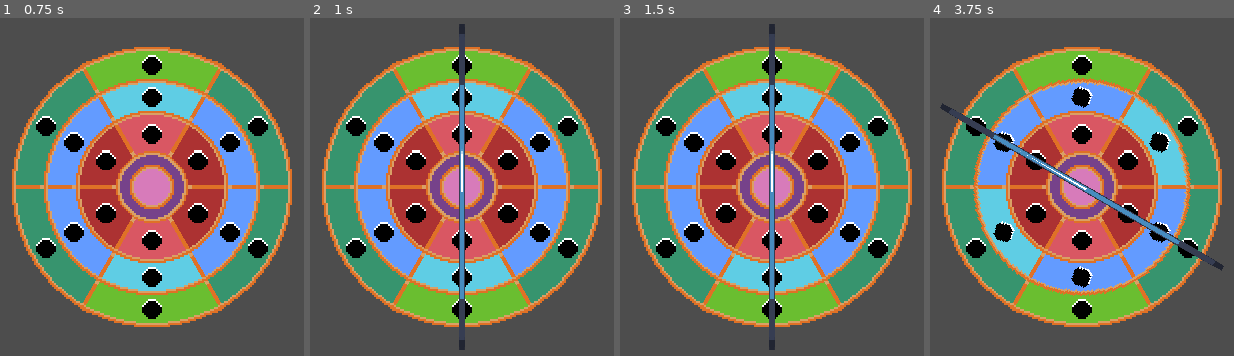
Above: before the commit, frames 1-4 (left to right).
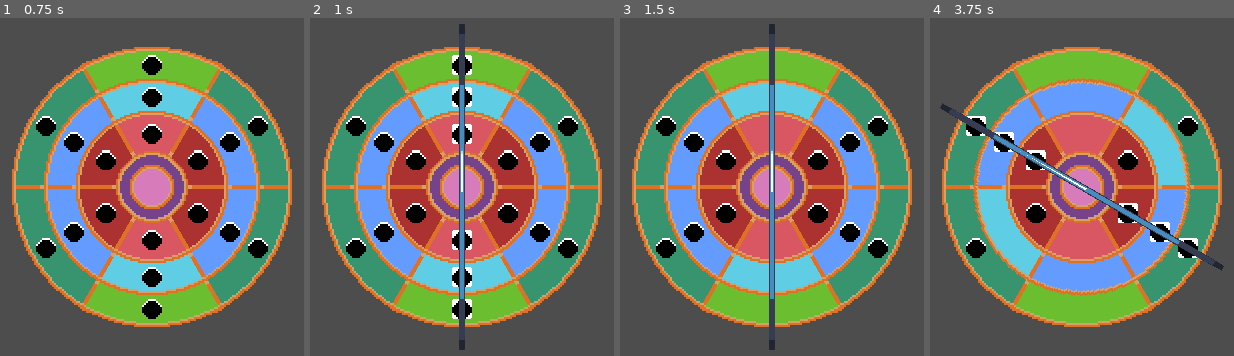
Above: after the commit, the same moments.

Repository: J-dario/JuniperGamJame
Game: Godot game, scene res://Scenes/main.tscn
Same seed, same stepped clock (60 frames per second), same inputs: the game is played once before the commit and once after it. The engine's default icon, where the game draws it, is replaced by a stand-in: a white triangle on a blue panel in a dark square.
Inputs:
- Up to frame 1 (0.75 s): tap Enter at 0.5 s; hold D (MoveSelectRight) from 0.53 s (still down); tap Space (Confirm) at 0.6 s
- Up to frame 2 (1 s): keep holding D (MoveSelectRight); tap E (SwitchToAbsolve) at 0.8 s
- Up to frame 3 (1.5 s): tap Space (Confirm) at 1.25 s; release D (MoveSelectRight) at 1.28 s; hold S (MoveSelectDown) from 1.28 s (still down); tap E (SwitchToAbsolve) at 1.35 s
- Up to frame 4 (3.75 s): tap Q (SwitchToSpin) at 1.55, 2.1 s; tap Space (Confirm) at 2, 2.3, 2.75, 2.85, 3.5 s; release S (MoveSelectDown) at 2.03 s; hold D (MoveSelectRight) 2.03-2.78 s; hold W (MoveSelectUp) 2.78-3.53 s; tap E (SwitchToAbsolve) at 3.05, 3.6 s; hold A (MoveSelectLeft) from 3.53 s (still down)

Frame 1 is identical in both runs. In frame 2, 0.5% of the frame differs, in the area x 46-54%, y 10-90%; in frame 3, 1.1%; in frame 4, 2.8%, in the area x 11-89%, y 10-90%.

Commit message:
BASIC MECHANICS WOO

Diff:
--- a/juniper-jam/Scenes/absolver.tscn
+++ b/juniper-jam/Scenes/absolver.tscn
@@ -2,6 +2,9 @@
 
 [ext_resource type="Script" uid="uid://b1730e0mx866n" path="res://Scipts/absolver.gd" id="1_5niq3"]
 [ext_resource type="Texture2D" uid="uid://b12m6y85qxt2s" path="res://icon.svg" id="1_m3aph"]
+
+[sub_resource type="RectangleShape2D" id="RectangleShape2D_g4v7s"]
+size = Vector2(118.15408, 128.58994)
 
 [node name="Absolver" type="Node2D" unique_id=1039611704]
 script = ExtResource("1_5niq3")
@@ -10,3 +13,13 @@
 visible = false
 scale = Vector2(0.05078116, 2.5429688)
 texture = ExtResource("1_m3aph")
+
+[node name="Area2D" type="Area2D" parent="Icon" unique_id=1971959744]
+monitoring = false
+monitorable = false
+
+[node name="CollisionShape2D" type="CollisionShape2D" parent="Icon/Area2D" unique_id=433148394]
+position = Vector2(-2.3475075e-06, 0.19662486)
+scale = Vector2(0.9999994, 0.9999993)
+shape = SubResource("RectangleShape2D_g4v7s")
+disabled = true
--- a/juniper-jam/Scenes/main.tscn
+++ b/juniper-jam/Scenes/main.tscn
@@ -49,55 +49,61 @@
 [node name="Slice1" parent="OuterRing/Slices" parent_id_path=PackedInt32Array(1098982437, 754568485) index="0" unique_id=975003754]
 position = Vector2(0, -116)
 
-[node name="Sprite2D" parent="OuterRing/Slices/Slice1" index="0" unique_id=2081241519]
+[node name="SliceSprite" parent="OuterRing/Slices/Slice1" index="0" unique_id=2081241519]
 texture = ExtResource("11_6iyac")
 
-[node name="Spawner" parent="OuterRing/Slices/Slice1" index="1" unique_id=68243431]
+[node name="Spawner" parent="OuterRing/Slices/Slice1" index="2" unique_id=68243431]
 position = Vector2(0, -6)
 
 [node name="Slice2" parent="OuterRing/Slices" parent_id_path=PackedInt32Array(1098982437, 754568485) index="1" unique_id=946893411]
 position = Vector2(95, -60)
 
-[node name="Sprite2D" parent="OuterRing/Slices/Slice2" index="0" unique_id=2081241519]
-texture = ExtResource("12_fdnlq")
-
-[node name="Spawner" parent="OuterRing/Slices/Slice2" index="1" unique_id=68243431]
+[node name="SliceSprite" parent="OuterRing/Slices/Slice2" index="0" unique_id=2081241519]
+texture = ExtResource("12_fdnlq")
+flip_h = true
+
+[node name="Spawner" parent="OuterRing/Slices/Slice2" index="2" unique_id=68243431]
 position = Vector2(10.6551, -0.99999475)
 
 [node name="Slice3" parent="OuterRing/Slices" parent_id_path=PackedInt32Array(1098982437, 754568485) index="2" unique_id=333323833]
 position = Vector2(95, 60)
 
-[node name="Sprite2D" parent="OuterRing/Slices/Slice3" index="0" unique_id=2081241519]
-texture = ExtResource("12_fdnlq")
-
-[node name="Spawner" parent="OuterRing/Slices/Slice3" index="1" unique_id=68243431]
+[node name="SliceSprite" parent="OuterRing/Slices/Slice3" index="0" unique_id=2081241519]
+texture = ExtResource("12_fdnlq")
+flip_h = true
+flip_v = false
+
+[node name="Spawner" parent="OuterRing/Slices/Slice3" index="2" unique_id=68243431]
 position = Vector2(10.655096, 1.000002)
 
 [node name="Slice4" parent="OuterRing/Slices" parent_id_path=PackedInt32Array(1098982437, 754568485) index="3" unique_id=146302543]
 position = Vector2(0, 116)
 
-[node name="Sprite2D" parent="OuterRing/Slices/Slice4" index="0" unique_id=2081241519]
+[node name="SliceSprite" parent="OuterRing/Slices/Slice4" index="0" unique_id=2081241519]
 texture = ExtResource("11_6iyac")
-
-[node name="Spawner" parent="OuterRing/Slices/Slice4" index="1" unique_id=68243431]
+flip_h = true
+flip_v = false
+
+[node name="Spawner" parent="OuterRing/Slices/Slice4" index="2" unique_id=68243431]
 position = Vector2(-1.0665579e-05, 6.0000005)
 
 [node name="Slice5" parent="OuterRing/Slices" parent_id_path=PackedInt32Array(1098982437, 754568485) index="4" unique_id=622125013]
 position = Vector2(-95, 60)
 
-[node name="Sprite2D" parent="OuterRing/Slices/Slice5" index="0" unique_id=2081241519]
-texture = ExtResource("12_fdnlq")
-
-[node name="Spawner" parent="OuterRing/Slices/Slice5" index="1" unique_id=68243431]
+[node name="SliceSprite" parent="OuterRing/Slices/Slice5" index="0" unique_id=2081241519]
+texture = ExtResource("12_fdnlq")
+flip_v = false
+
+[node name="Spawner" parent="OuterRing/Slices/Slice5" index="2" unique_id=68243431]
 position = Vector2(-10.655109, 0.99999493)
 
 [node name="Slice6" parent="OuterRing/Slices" parent_id_path=PackedInt32Array(1098982437, 754568485) index="5" unique_id=1376971184]
 position = Vector2(-95, -60)
 
-[node name="Sprite2D" parent="OuterRing/Slices/Slice6" index="0" unique_id=2081241519]
-texture = ExtResource("12_fdnlq")
-
-[node name="Spawner" parent="OuterRing/Slices/Slice6" index="1" unique_id=68243431]
+[node name="SliceSprite" parent="OuterRing/Slices/Slice6" index="0" unique_id=2081241519]
+texture = ExtResource("12_fdnlq")
+
+[node name="Spawner" parent="OuterRing/Slices/Slice6" index="2" unique_id=68243431]
 position = Vector2(-10.6551, -0.99999475)
 
 [node name="InnerRingDivider" parent="OuterRing/Pieces" parent_id_path=PackedInt32Array(1098982437, 643362135) index="0" unique_id=623013554]
@@ -124,55 +130,61 @@
 [node name="Slice1" parent="MiddleRing/Slices" parent_id_path=PackedInt32Array(1073295214, 754568485) index="0" unique_id=975003754]
 position = Vector2(0, -85)
 
-[node name="Sprite2D" parent="MiddleRing/Slices/Slice1" index="0" unique_id=2081241519]
+[node name="SliceSprite" parent="MiddleRing/Slices/Slice1" index="0" unique_id=2081241519]
 texture = ExtResource("9_hptm8")
 
-[node name="Spawner" parent="MiddleRing/Slices/Slice1" index="1" unique_id=68243431]
+[node name="Spawner" parent="MiddleRing/Slices/Slice1" index="2" unique_id=68243431]
 position = Vector2(0, -5)
 
 [node name="Slice2" parent="MiddleRing/Slices" parent_id_path=PackedInt32Array(1073295214, 754568485) index="1" unique_id=946893411]
 position = Vector2(72, -46)
 
-[node name="Sprite2D" parent="MiddleRing/Slices/Slice2" index="0" unique_id=2081241519]
-texture = ExtResource("10_d1ilt")
-
-[node name="Spawner" parent="MiddleRing/Slices/Slice2" index="1" unique_id=68243431]
+[node name="SliceSprite" parent="MiddleRing/Slices/Slice2" index="0" unique_id=2081241519]
+texture = ExtResource("10_d1ilt")
+flip_h = true
+
+[node name="Spawner" parent="MiddleRing/Slices/Slice2" index="2" unique_id=68243431]
 position = Vector2(5.9422894, 1.0000043)
 
 [node name="Slice3" parent="MiddleRing/Slices" parent_id_path=PackedInt32Array(1073295214, 754568485) index="2" unique_id=333323833]
 position = Vector2(72, 46)
 
-[node name="Sprite2D" parent="MiddleRing/Slices/Slice3" index="0" unique_id=2081241519]
-texture = ExtResource("10_d1ilt")
-
-[node name="Spawner" parent="MiddleRing/Slices/Slice3" index="1" unique_id=68243431]
+[node name="SliceSprite" parent="MiddleRing/Slices/Slice3" index="0" unique_id=2081241519]
+texture = ExtResource("10_d1ilt")
+flip_h = true
+flip_v = false
+
+[node name="Spawner" parent="MiddleRing/Slices/Slice3" index="2" unique_id=68243431]
 position = Vector2(5.9422855, -0.9999966)
 
 [node name="Slice4" parent="MiddleRing/Slices" parent_id_path=PackedInt32Array(1073295214, 754568485) index="3" unique_id=146302543]
 position = Vector2(0, 85)
 
-[node name="Sprite2D" parent="MiddleRing/Slices/Slice4" index="0" unique_id=2081241519]
+[node name="SliceSprite" parent="MiddleRing/Slices/Slice4" index="0" unique_id=2081241519]
 texture = ExtResource("9_hptm8")
-
-[node name="Spawner" parent="MiddleRing/Slices/Slice4" index="1" unique_id=68243431]
+flip_h = true
+flip_v = false
+
+[node name="Spawner" parent="MiddleRing/Slices/Slice4" index="2" unique_id=68243431]
 position = Vector2(-7.8082085e-06, 5.0000005)
 
 [node name="Slice5" parent="MiddleRing/Slices" parent_id_path=PackedInt32Array(1073295214, 754568485) index="4" unique_id=622125013]
 position = Vector2(-72, 46)
 
-[node name="Sprite2D" parent="MiddleRing/Slices/Slice5" index="0" unique_id=2081241519]
-texture = ExtResource("10_d1ilt")
-
-[node name="Spawner" parent="MiddleRing/Slices/Slice5" index="1" unique_id=68243431]
+[node name="SliceSprite" parent="MiddleRing/Slices/Slice5" index="0" unique_id=2081241519]
+texture = ExtResource("10_d1ilt")
+flip_v = false
+
+[node name="Spawner" parent="MiddleRing/Slices/Slice5" index="2" unique_id=68243431]
 position = Vector2(-5.942286, -0.9999968)
 
 [node name="Slice6" parent="MiddleRing/Slices" parent_id_path=PackedInt32Array(1073295214, 754568485) index="5" unique_id=1376971184]
 position = Vector2(-72, -46)
 
-[node name="Sprite2D" parent="MiddleRing/Slices/Slice6" index="0" unique_id=2081241519]
-texture = ExtResource("10_d1ilt")
-
-[node name="Spawner" parent="MiddleRing/Slices/Slice6" index="1" unique_id=68243431]
+[node name="SliceSprite" parent="MiddleRing/Slices/Slice6" index="0" unique_id=2081241519]
+texture = ExtResource("10_d1ilt")
+
+[node name="Spawner" parent="MiddleRing/Slices/Slice6" index="2" unique_id=68243431]
 position = Vector2(-5.9422894, 1.0000038)
 
 [node name="InnerRingDivider" parent="MiddleRing/Pieces" parent_id_path=PackedInt32Array(1073295214, 643362135) index="0" unique_id=623013554]
--- a/juniper-jam/Scenes/slice.tscn
+++ b/juniper-jam/Scenes/slice.tscn
@@ -3,12 +3,68 @@
 [ext_resource type="Script" uid="uid://bc7juxy41p5t" path="res://Scipts/slice.gd" id="1_y4txe"]
 [ext_resource type="Texture2D" uid="uid://dyotak7pe6ate" path="res://Sprites/InnerSlice2.png" id="2_xvs4d"]
 
+[sub_resource type="Shader" id="Shader_xvs4d"]
+code = "shader_type canvas_item;
+
+uniform vec4 clr : source_color = vec4(0.0, 0.0, 0.0, 1.0);
+uniform int type : hint_enum(\"Disable\", \"Round\", \"Square\") = 2;
+uniform float thickness = 1.0;
+
+const vec2[8] DIRECTIONS = {
+	vec2(1.0, 0.0),
+	vec2(0.0, 1.0),
+	vec2(-1.0, 0.0),
+	vec2(0.0, -1.0),
+	vec2(1.0, 1.0),
+	vec2(-1.0, 1.0),
+	vec2(-1.0, -1.0),
+	vec2(1.0, -1.0)
+};
+
+float gtz(float input) { return max(0, sign(input)); }
+// returns 1 if input > 0, else 0
+
+float check(sampler2D tex, vec2 from, vec2 size) {
+	float result = 0.0;
+	for (int i = 0; i < 4 * type; i++) {
+		result += texture(tex, from + DIRECTIONS[i] * size * thickness).a;
+	}
+	return gtz(result);
+}
+
+void fragment() {
+	COLOR = mix( COLOR, clr, check(TEXTURE, UV, TEXTURE_PIXEL_SIZE) * (1.0 - gtz(COLOR.a)) );
+}
+"
+
+[sub_resource type="ShaderMaterial" id="ShaderMaterial_xvs4d"]
+shader = SubResource("Shader_xvs4d")
+shader_parameter/clr = Color(1, 1, 1, 1)
+shader_parameter/type = 2
+shader_parameter/thickness = 0.0
+
+[sub_resource type="RectangleShape2D" id="RectangleShape2D_g4v7s"]
+size = Vector2(8, 20)
+
 [node name="Slice" type="Node2D" unique_id=975003754]
 script = ExtResource("1_y4txe")
 
-[node name="Sprite2D" type="Sprite2D" parent="." unique_id=2081241519]
+[node name="SliceSprite" type="Sprite2D" parent="." unique_id=2081241519]
 texture = ExtResource("2_xvs4d")
 flip_v = true
 
+[node name="SoulSprite" type="Sprite2D" parent="." unique_id=113146811]
+material = SubResource("ShaderMaterial_xvs4d")
+
 [node name="Spawner" type="Marker2D" parent="." unique_id=68243431]
 position = Vector2(0, -2)
+
+[node name="Area2D" type="Area2D" parent="Spawner" unique_id=1639306515]
+position = Vector2(0, 2)
+
+[node name="CollisionShape2D" type="CollisionShape2D" parent="Spawner/Area2D" unique_id=765552763]
+position = Vector2(0, -2)
+shape = SubResource("RectangleShape2D_g4v7s")
+
+[connection signal="area_entered" from="Spawner/Area2D" to="." method="_on_area_2d_area_entered"]
+[connection signal="area_exited" from="Spawner/Area2D" to="." method="_on_area_2d_area_exited"]
--- a/juniper-jam/Scipts/absolver.gd
+++ b/juniper-jam/Scipts/absolver.gd
@@ -1,9 +1,24 @@
 extends Node2D
 
 @onready var icon: Sprite2D = $Icon
+@onready var area_2d: Area2D = $Icon/Area2D
+@onready var collision_shape_2d: CollisionShape2D = $Icon/Area2D/CollisionShape2D
 
 func select() -> void:
 	icon.show()
+	area_2d.monitorable = true
+	area_2d.monitoring = true
+	collision_shape_2d.disabled = false
 
 func deselect() -> void:
 	icon.hide()
+	area_2d.monitorable = false
+	area_2d.monitoring = false
+	collision_shape_2d.disabled = true
+
+func absolve() -> void:
+	for area in $Icon/Area2D.get_overlapping_areas():
+		var target = area.get_parent().get_parent()
+
+		if target and target.has_method("absolution"):
+			target.absolution()
--- a/juniper-jam/Scipts/player_controls.gd
+++ b/juniper-jam/Scipts/player_controls.gd
@@ -67,6 +67,10 @@
 			var new_index = (selected_absolver_index + 1) % selected_absolver_arr.size()
 			update_selected_absolver(new_index)
 
+	elif Input.is_action_just_pressed("Confirm"):
+		if selected_mode == SelectedMode.ABSOLVE:
+			selected_absolver.absolve()
+
 func update_selected_ring(new_index: int) -> void:
 	var prev_ring = selected_ring_arr[selected_ring_index]
 	prev_ring.unhighlightRing()
--- a/juniper-jam/Scipts/slice.gd
+++ b/juniper-jam/Scipts/slice.gd
@@ -1,6 +1,7 @@
 extends Node2D
 
 @onready var spawner: Marker2D = $Spawner
+@onready var soul_sprite: Sprite2D = $SoulSprite
 
 enum SoulType {
 	NONE,
@@ -11,7 +12,25 @@
 
 func _ready() -> void:
 	if soulType == SoulType.RED:
-		var sprite := Sprite2D.new()
-		sprite.texture = load("res://Sprites/Soul.png")
-		sprite.position = spawner.position
-		add_child(sprite)
+		soul_sprite.texture = load("res://Sprites/Soul.png")
+		soul_sprite.position = spawner.position
+		soul_sprite.material = soul_sprite.material.duplicate()
+		add_child(soul_sprite)
+
+func _process(_delta):
+
+
+	if soul_sprite:
+		soul_sprite.global_rotation = 0
+
+func _on_area_2d_area_entered(area: Area2D) -> void:
+	if soul_sprite:
+		soul_sprite.material.set_shader_parameter("thickness", 3)
+
+func _on_area_2d_area_exited(area: Area2D) -> void:
+	if soul_sprite:
+		soul_sprite.material.set_shader_parameter("thickness", 0)
+
+func absolution() -> void:
+	if soul_sprite:
+		soul_sprite.queue_free()
--- /dev/null
+++ b/juniper-jam/Scipts/soul.gd
@@ -0,0 +1,15 @@
+extends Node2D
+class_name Soul
+
+enum SoulType {
+	NORMAL,
+	BLUE
+}
+@export var soulType: SoulType = SoulType.NORMAL
+
+func _ready() -> void:
+	if soulType == SoulType.NORMAL:
+		soul_sprite = Sprite2D.new()
+		soul_sprite.texture = load("res://Sprites/Soul.png")
+		soul_sprite.position = spawner.position
+		add_child(soul_sprite)
Not shown, added: juniper-jam/Scipts/soul.gd.uid
